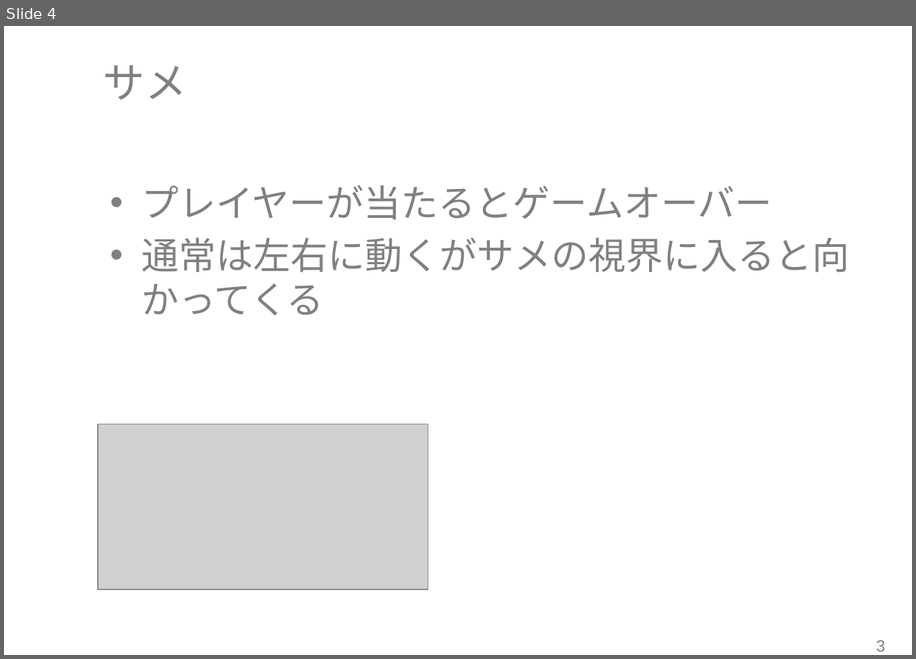
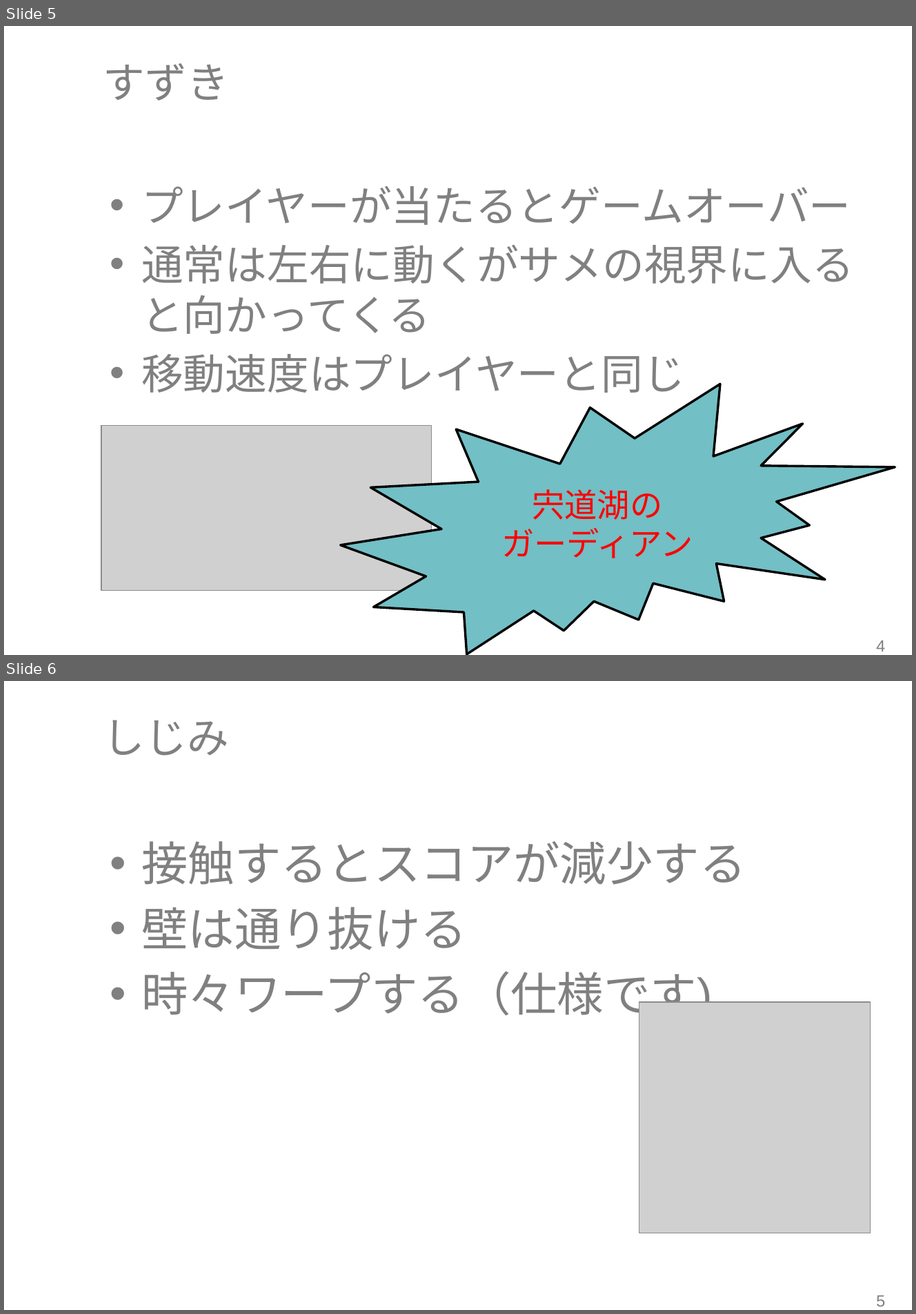
Before and after one commit to RubyCamp/rc2016s_g6, a slide deck: shinziko.pptx. Shown one above the other, each under a label of ours: slide 4 before the commit, slides 5 and 6 after it. The pictures are 916x659 and 916x1314 pixels, drawn with LibreOffice and Linux fonts; fonts in the diff are those of the drawing; grey boxes stand for pictures; background and template pictures are left out. Boxes give left, top, right and bottom in pixels: in the first picture for what was removed or moved away, otherwise in the second. Text is boxed around its words. In the diff, an @@ line names an element or a change of style, - is before the commit and + after.

```diff
--- a/shinziko.pptx
+++ b/shinziko.pptx
@@ slide 6 added at box(4, 681, 912, 1310), background #FFFFFF @@
@@ title added at box(103, 720, 229, 756), 36 pt, text #808080 @@
+しじみ
@@ text added at box(141, 841, 746, 1023), 40 pt, text #808080 @@
+• 接触するとスコアが減少する
+• 壁は通り抜ける
+• 時々ワープする（仕様です)
@@ picture added at box(639, 1002, 870, 1233) @@
@@ page number added at box(876, 1295, 885, 1306), 14 pt, text #808080 @@
+5
@@ what was slide 4 is now slide 5 @@
@@ slide 5 changed as well @@
@@ title at box(103, 63, 229, 101): text changed @@
-サメ
+すずき
@@ text at box(141, 186, 854, 334): size 32 to 36 pt in "プレイヤーが当たるとゲームオーバー", "通常は左右に動くがサメの視界に入ると向かってくる" @@
@@ text at box(141, 354, 685, 392): paragraph added @@
+• 移動速度はプレイヤーと同じ
@@ irregular seal added at box(340, 384, 895, 654), fill #72BFC5, outline #000000 2 pt, 28 pt, text #FF0000 @@
+宍道湖の
+ガーディアン
@@ picture: place and size @@
-picture at box(98, 424, 428, 590)
+picture at box(101, 425, 432, 590)
@@ page number at box(876, 640, 885, 651): text changed @@
-3
+4
```
Also in this commit, not shown: 3 other slides changed, 6 other slides added.
